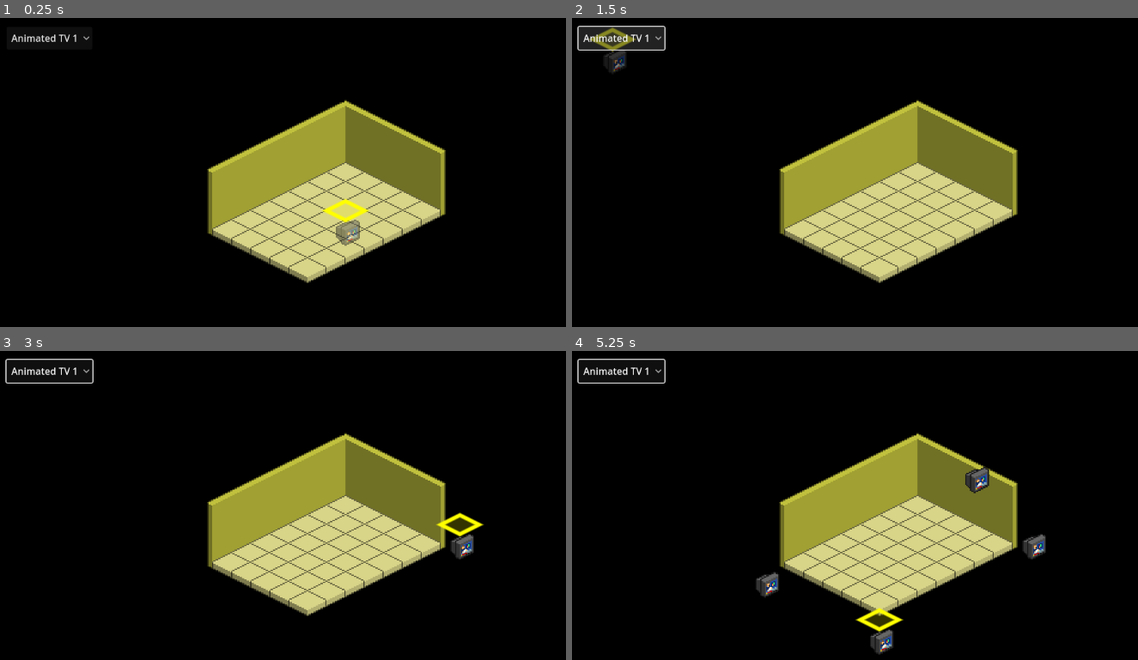
Above: before the commit, frames 1-4 (two rows, left to right).
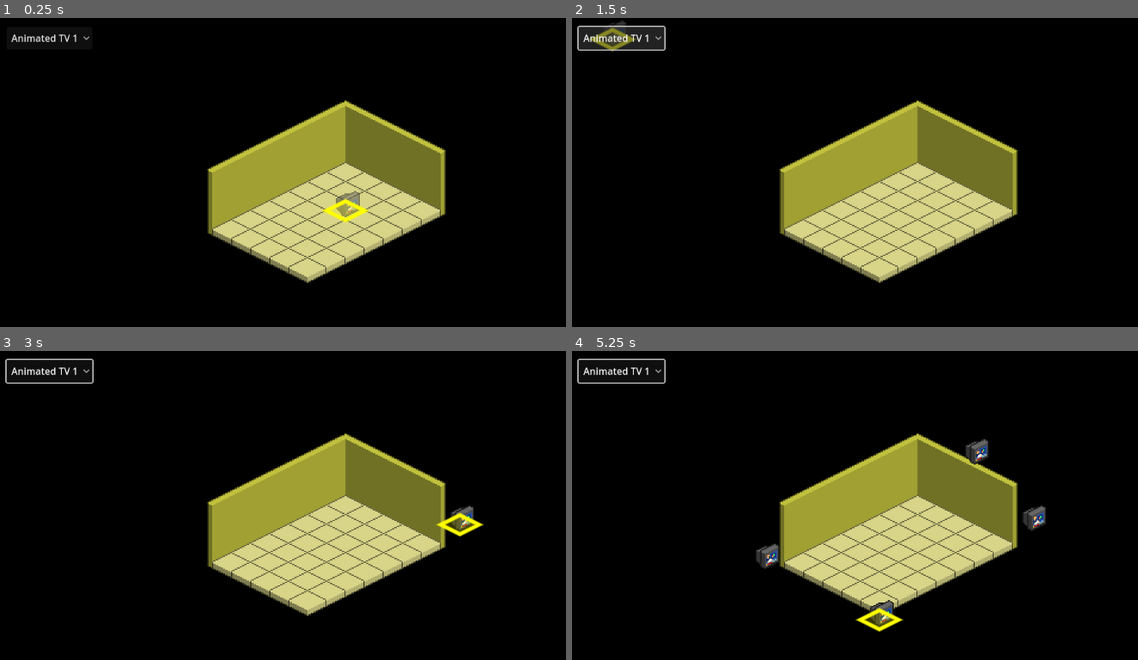
Above: after the commit, the same moments.

Repository: Dowsley/hotel
Game: Godot game, scene res://scenes/main.tscn
Same seed, same stepped clock (60 frames per second), same inputs: the game is played once before the commit and once after it.
Inputs (mouse positions are in pixels of both pictures, inside the frame that each line leads up to):
- Up to frame 1 (0.25 s): no input
- Up to frame 2 (1.5 s): click "Animated TV 1" at 0.5 s; click "Animated TV 1" at 1.25 s
- Up to frame 3 (3 s): click "Animated TV 1" at 2 s; tap Enter at 2.75 s; move the mouse to (481, 524) at 2.77 s; click (481, 524) at 2.92 s
- Up to frame 4 (5.25 s): tap Space at 3.5, 5 s; move the mouse to (764, 564) at 3.52 s; click (764, 564) at 3.67 s; tap Enter at 4.25 s; move the mouse to (968, 459) at 4.27 s; click (968, 459) at 4.42 s; move the mouse to (866, 619) at 5.02 s; click (866, 619) at 5.17 s

The runs differ from the first frame. In frame 1, 0.5% of the frame differs, in the area x 59-64%, y 55-74%; in frame 2, 0.2%; in frame 3, 0.4%; in frame 4, 2.0%, in the area x 32-84%, y 28-99%.

Commit message:
Correct!

Diff:
--- a/data/furni_types/TV_1_B.tres
+++ b/data/furni_types/TV_1_B.tres
@@ -9,3 +9,4 @@
 sprite_sheet = ExtResource("2_khuy8")
 hframes = 4
 default_rotation_frame = 0
+visual_offset = Vector2(0, -24)
--- a/data/furni_types/armchair_0_0.tres
+++ b/data/furni_types/armchair_0_0.tres
@@ -9,3 +9,4 @@
 sprite_sheet = ExtResource("2_42vl1")
 hframes = 1
 default_rotation_frame = 0
+visual_offset = Vector2(0, -24)
--- a/src/definitions/furni_type.gd
+++ b/src/definitions/furni_type.gd
@@ -15,6 +15,9 @@
 @export var hframes := 1
 @export var default_rotation_frame := 0
 
+## Visual offset for placement (y-offset) - mainly for vertical alignment
+@export var visual_offset: Vector2 = Vector2(0, -24) # -16*1.5. Made sense at some point but I forgot why.
+
 
 func create() -> FurniSprite:
 	var sprite := FurniSprite.new()
--- a/src/main.gd
+++ b/src/main.gd
@@ -92,6 +92,9 @@
 		if ghost_furni and hovered_tile != Vector2i(-1, -1):
 			ghost_furni.position = tile_to_world(hovered_tile)
 
+			# Apply vertical offset from the furniture type
+			ghost_furni.position += ghost_furni.type.visual_offset
+
 
 func _draw() -> void:
 	pass
@@ -109,9 +112,8 @@
 			var tile_center_world = floor_tile_map.to_global(floor_tile_map.map_to_local(hovered_tile))
 			furni_sprite.position = tile_center_world
 
-			# Furniture sprites often need a height adjustment for proper isometric appearance
-			# Uncomment and adjust if necessary for your specific sprites
-			# furni_sprite.position.y -= furni_type.visual_offset.y
+			# Apply vertical offset from the furniture type
+			furni_sprite.position += furni_type.visual_offset
 
 			add_child(furni_sprite)
 
